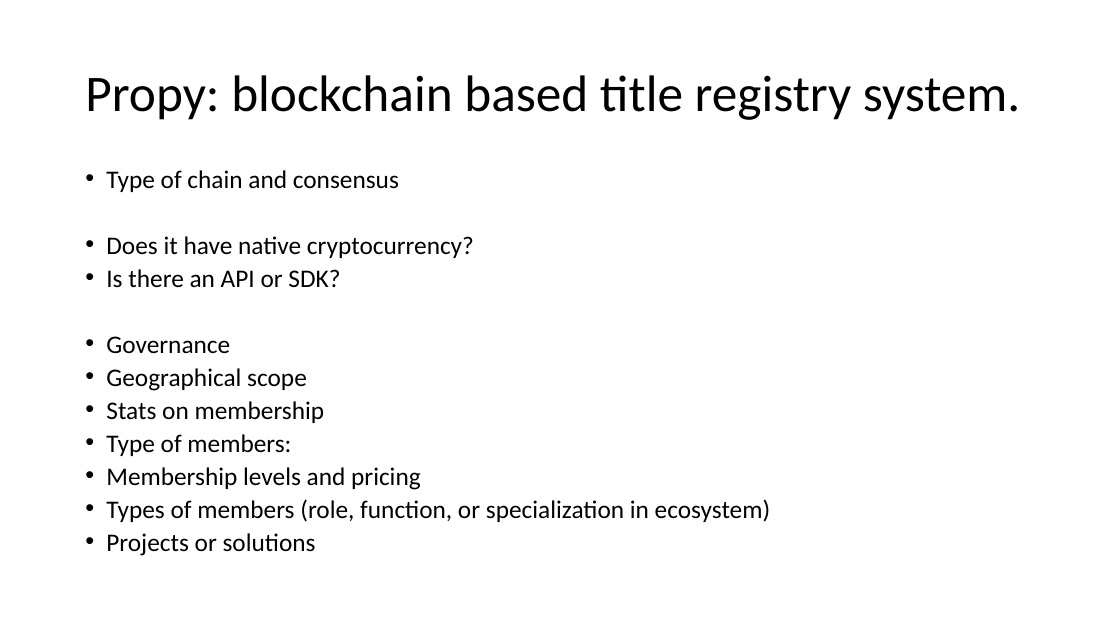
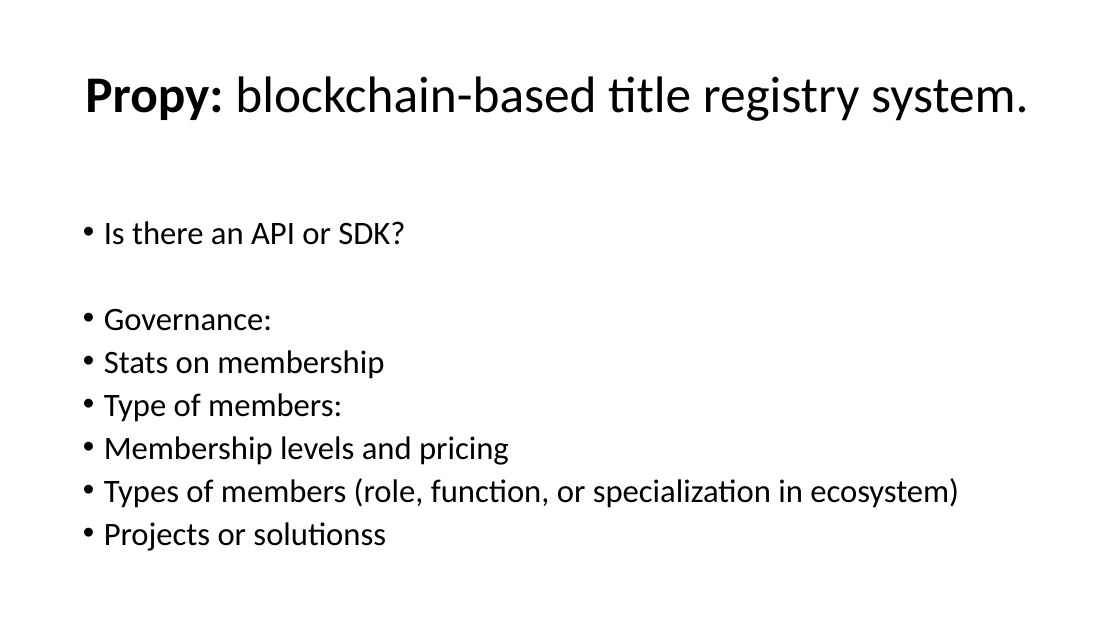
Before and after one commit to RusUsf/Blockchain_Class, a slide deck: slide 6 of Ruslan_Dubas_Presentation.pptx (slide 3 before the commit). Drawn at 1120x630 pixels with LibreOffice and Linux fonts; fonts in the diff are those of the drawing. Boxes give left, top, right and bottom in pixels: in the first picture for what was removed or moved away, otherwise in the second. Text is boxed around its words. In the diff, an @@ line names an element or a change of style, - is before the commit and + after.

```diff
--- a/Ruslan_Dubas_Presentation.pptx
+++ b/Ruslan_Dubas_Presentation.pptx
@@ title at [85,76,1029,121]: text changed @@
-Propy: blockchain based title registry system.
+Propy: blockchain-based title registry system.
@@ text at [106,170,474,258]: paragraphs removed @@
-• Type of chain and consensus
-• Does it have native cryptocurrency?
@@ text at [104,221,959,508]: size 21.7 to 28 pt in "Is there an API or SDK?", "Stats on membership", "Type of members:", "Membership levels and pricing" and 1 more places; line spacing 0.7 to 0.8 @@
@@ text at [104,308,272,331]: text changed; size 21.7 to 28 pt @@
-• Governance
-• Geographical scope
+• Governance:
@@ text at [104,522,386,551]: text changed; size 21.7 to 28 pt @@
-• Projects or solutions
+• Projects or solutionss
```
Also in this commit, not shown: 2 other slides changed, 3 slides added, 1 other file.
